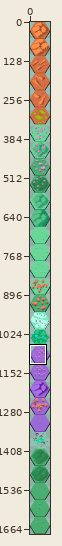
Two states of a sprite sheet, tilesets-hexarealm.png. The first picture is a wide view before the edit; the outline marks the close-up.
Close-up. The starting point:
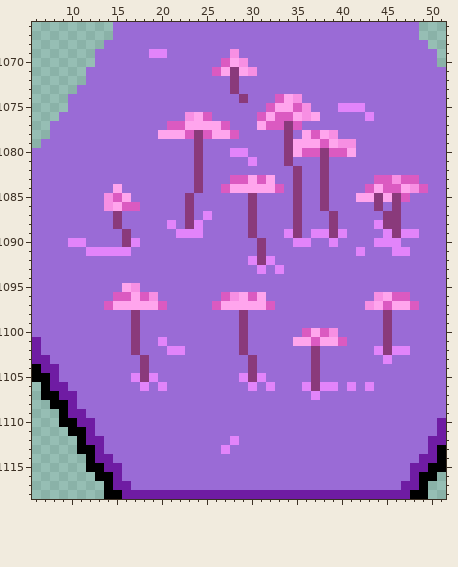
The file is 64x1680 pixels. Colours within 5 levels of each other are drawn and written as one. Shown: x 6..51, y 1066..1118. The commit also changed other parts of the picture, which this record leaves out.
Now the later version:
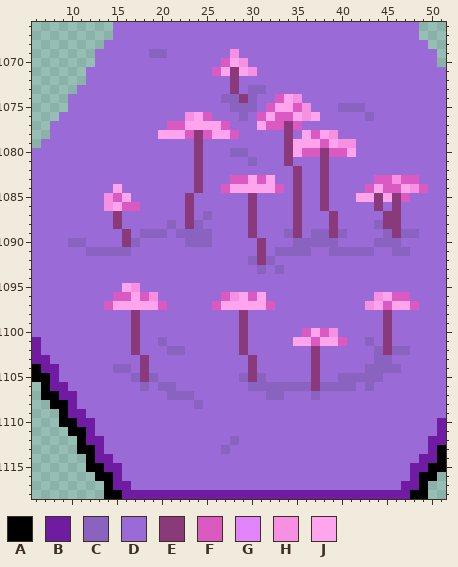
Palette (. is transparent): A #000000  B #6f1ca3  C #8a62bf  D #9a6bd6  E #8a3a7b  F #db5ac1  G #e284fa  H #f78fe3  J #ffa5ed
Change:
{"y":1069,"x":19,"old":"GG","new":"CC"}
{"y":1073,"x":30,"old":"DD","new":"CC"}
{"y":1074,"x":27,"old":"DD","new":"CC"}
{"y":1074,"x":30,"old":"D","new":"C"}
{"y":1075,"x":28,"old":"DDD","new":"CCC"}
{"y":1075,"x":40,"old":"GGG","new":"CCC"}
{"y":1076,"x":29,"old":"D","new":"C"}
{"y":1076,"x":43,"old":"G","new":"C"}
{"y":1080,"x":28,"old":"GG","new":"CC"}
{"y":1081,"x":30,"old":"G","new":"C"}
{"y":1087,"x":25,"old":"G","new":"C"}
{"y":1088,"x":21,"old":"G","new":"C"}
{"y":1088,"x":24,"old":"G","new":"C"}
{"y":1088,"x":44,"old":"G","new":"C"}
{"y":1089,"x":18,"old":"DDD","new":"CCC"}
{"y":1089,"x":22,"old":"GGGD","new":"CCCC"}
{"y":1089,"x":34,"old":"G","new":"C"}
{"y":1089,"x":37,"old":"GG","new":"CC"}
{"y":1089,"x":40,"old":"G","new":"C"}
{"y":1089,"x":45,"old":"G","new":"C"}
{"y":1089,"x":47,"old":"GG","new":"CC"}
{"y":1090,"x":10,"old":"GG","new":"CC"}
{"y":1090,"x":17,"old":"G","new":"C"}
{"y":1090,"x":23,"old":"DDD","new":"CCC"}
{"y":1090,"x":35,"old":"GGDDG","new":"CCCCC"}
{"y":1090,"x":44,"old":"GGG","new":"CCC"}
{"y":1091,"x":12,"old":"GGGGG","new":"CCCCC"}
{"y":1091,"x":33,"old":"DDDD","new":"CCCC"}
{"y":1091,"x":39,"old":"DDDGD","new":"CCCCC"}
{"y":1091,"x":46,"old":"GG","new":"CC"}
{"y":1092,"x":30,"old":"G","new":"C"}
{"y":1092,"x":32,"old":"G","new":"C"}
{"y":1093,"x":31,"old":"G","new":"C"}
{"y":1093,"x":33,"old":"G","new":"C"}
{"y":1101,"x":20,"old":"G","new":"C"}
{"y":1101,"x":43,"old":"D","new":"C"}
{"y":1102,"x":21,"old":"GG","new":"CC"}
{"y":1102,"x":44,"old":"G","new":"C"}
{"y":1102,"x":46,"old":"GG","new":"CC"}
{"y":1103,"x":44,"old":"DG","new":"CC"}
{"y":1104,"x":15,"old":"DD","new":"CC"}
{"y":1104,"x":43,"old":"DDDD","new":"CCCC"}
{"y":1105,"x":17,"old":"G","new":"C"}
{"y":1105,"x":19,"old":"G","new":"C"}
{"y":1105,"x":29,"old":"G","new":"C"}
{"y":1105,"x":31,"old":"G","new":"C"}
{"y":1105,"x":40,"old":"DDDDD","new":"CCCCC"}
{"y":1106,"x":18,"old":"G","new":"C"}
{"y":1106,"x":20,"old":"GD","new":"CC"}
{"y":1106,"x":30,"old":"GDGDDDG","new":"CCCCCCC"}
{"y":1106,"x":38,"old":"GGDG","new":"CCCC"}
{"y":1106,"x":43,"old":"G","new":"C"}
{"y":1107,"x":21,"old":"DDD","new":"CCC"}
{"y":1107,"x":32,"old":"DD","new":"CC"}
{"y":1107,"x":37,"old":"G","new":"C"}
{"y":1108,"x":24,"old":"D","new":"C"}
{"y":1112,"x":28,"old":"G","new":"C"}
{"y":1113,"x":27,"old":"G","new":"C"}
